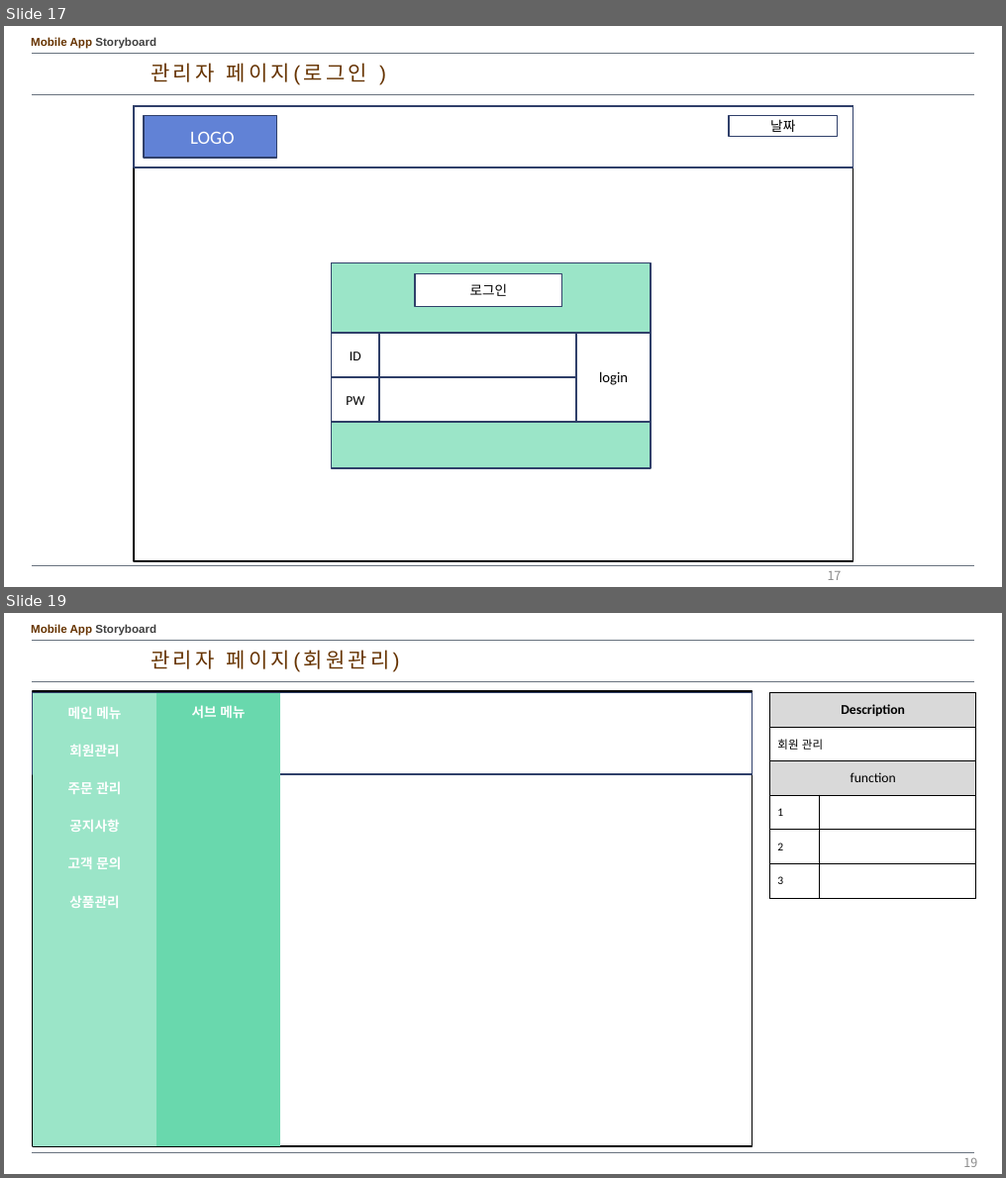
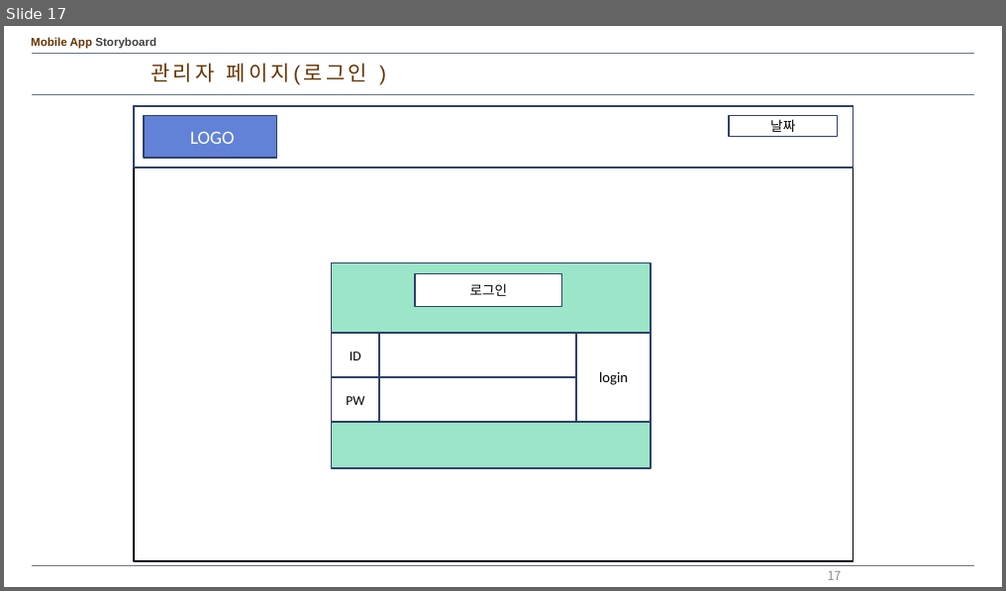
Before and after one commit to kangheechoul/document, a slide deck: 프레젠테이션 1.pptx. Shown one above the other, each under a label of ours: slides 17 and 19 before the commit, slide 17 after it; the slides between them are not shown. The pictures are 1006x1178 and 1006x591 pixels, drawn with LibreOffice and Linux fonts; fonts in the diff are those of the drawing. Boxes give left, top, right and bottom in pixels: in the first picture for what was removed or moved away, otherwise in the second. Text is boxed around its words. In the diff, an @@ line names an element or a change of style, - is before the commit and + after.

Commit message:
0606 회원관리 수정

```diff
--- a/프레젠테이션 1.pptx
+++ b/프레젠테이션 1.pptx
@@ slide 19 removed at (x1=4, y1=613, x2=1002, y2=1174), background #FFFFFF; not listed: 4 template elements that a slide beside it also shows @@
@@ text removed at (x1=151, y1=650, x2=390, y2=669) @@
-관리자 페이지(회원관리)
@@ rectangle removed at (x1=33, y1=691, x2=751, y2=1148) @@
@@ rectangle removed at (x1=33, y1=692, x2=751, y2=774) @@
@@ table removed at (x1=33, y1=693, x2=156, y2=1147), 12 rows, 2 columns @@
-메인 메뉴 | 
-회원관리 | 
-주문 관리 | 
-공지사항 | 
-고객 문의 | 
-상품관리 | 
- | 
- | 
- | 
- | 
- | 
- | 
@@ table removed at (x1=156, y1=693, x2=280, y2=1147), 12 rows, 2 columns @@
-서브 메뉴 | 
- | 
- | 
- | 
- | 
- | 
- | 
- | 
- | 
- | 
- | 
- | 
@@ table removed at (x1=770, y1=692, x2=976, y2=898), 6 rows, 2 columns @@
-Description | 
-회원 관리 | 
-function | 
-1 | 
-2 | 
-3 | 
@@ page number removed at (x1=963, y1=1158, x2=977, y2=1167) @@
-19
```
Also in this commit, not shown: 5 slides changed, 3 slides added.
